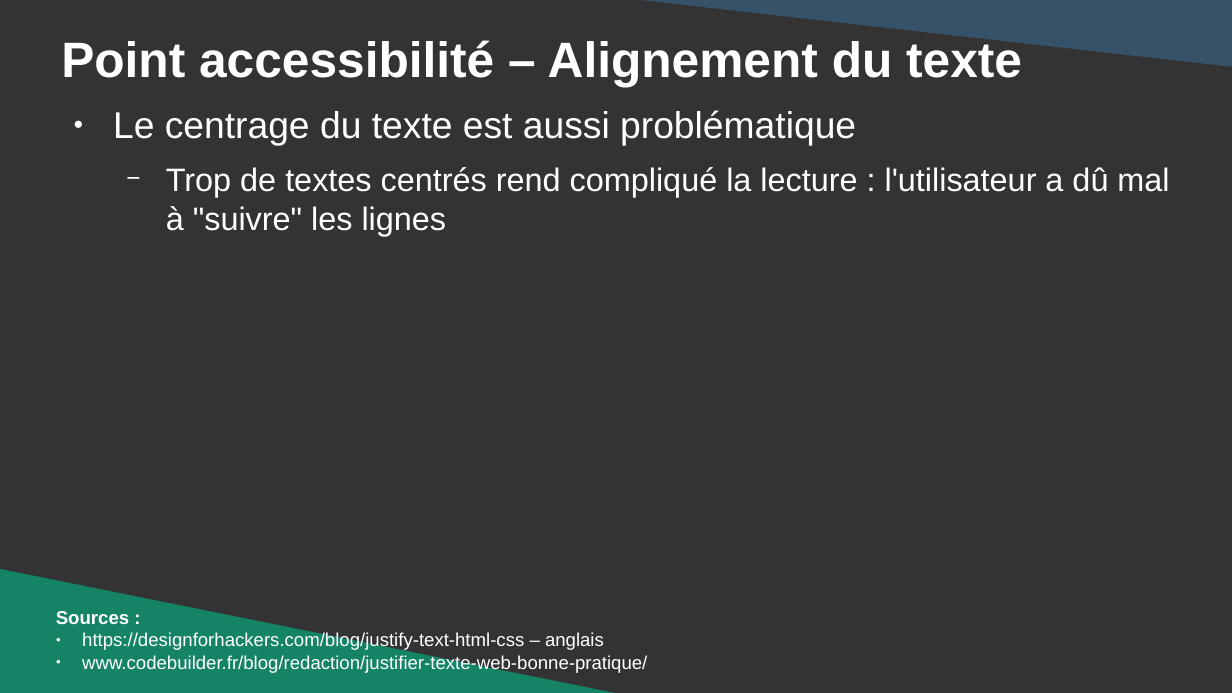
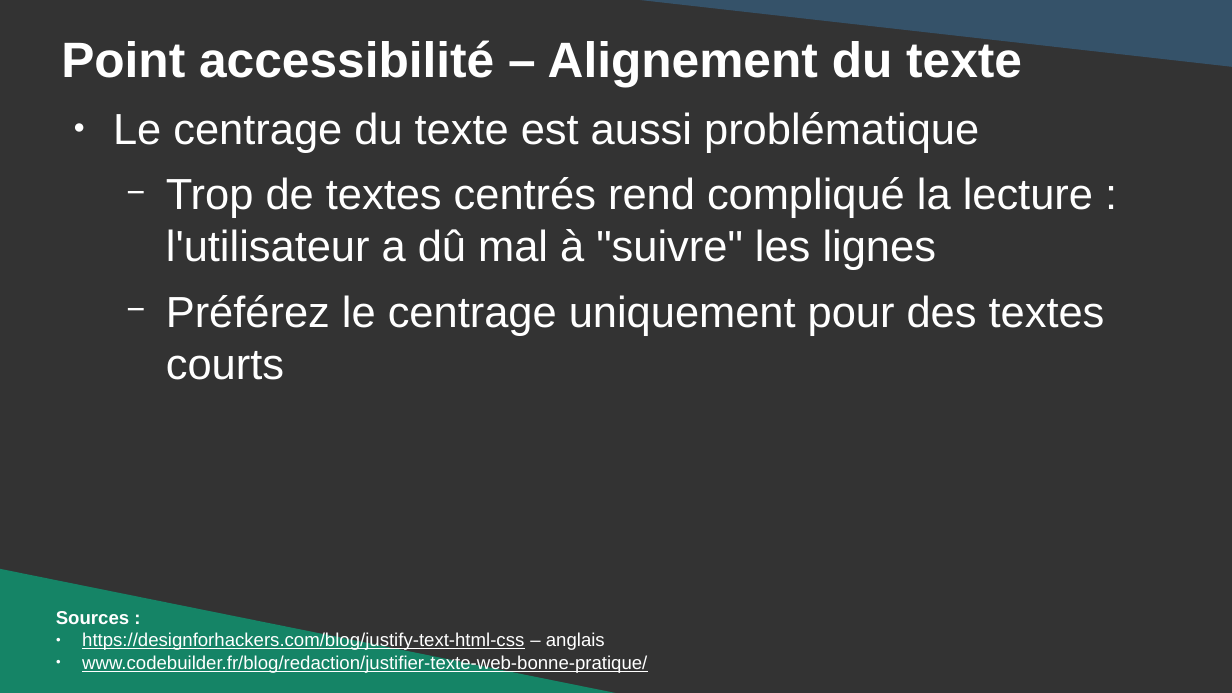
Before and after one commit to DanYellow/cours, a slide deck: slide 33 of integration-web-s1/travaux-pratiques/numero-4/presentation.odp (slide 32 before the commit). Drawn at 1232x693 pixels with LibreOffice and Linux fonts; fonts in the diff are those of the drawing. Boxes give left, top, right and bottom in pixels: in the first picture for what was removed or moved away, otherwise in the second. Text is boxed around its words. In the diff, an @@ line names an element or a change of style, - is before the commit and + after.

```diff
--- a/integration-web-s1/travaux-pratiques/numero-4/presentation.odp
+++ b/integration-web-s1/travaux-pratiques/numero-4/presentation.odp
@@ text at (113, 112, 1093, 270): size 24 to 28 pt in "Le centrage du texte est aussi problématique"; size 20.9 to 28 pt in "Trop de textes centrés rend compliqué la ..." @@
@@ text at (166, 295, 1105, 380): paragraph added @@
+  − Préférez le centrage uniquement pour des textes courts
@@ text at (82, 632, 647, 673): underline on in "https://designforhackers.com/blog/justify-text-html-css", "www.codebuilder.fr/blog/redaction/justifier-texte-web-bonne- ..." @@
```
Also in this commit, not shown: 29 other slides changed, 1 slide added, 13 other files.
